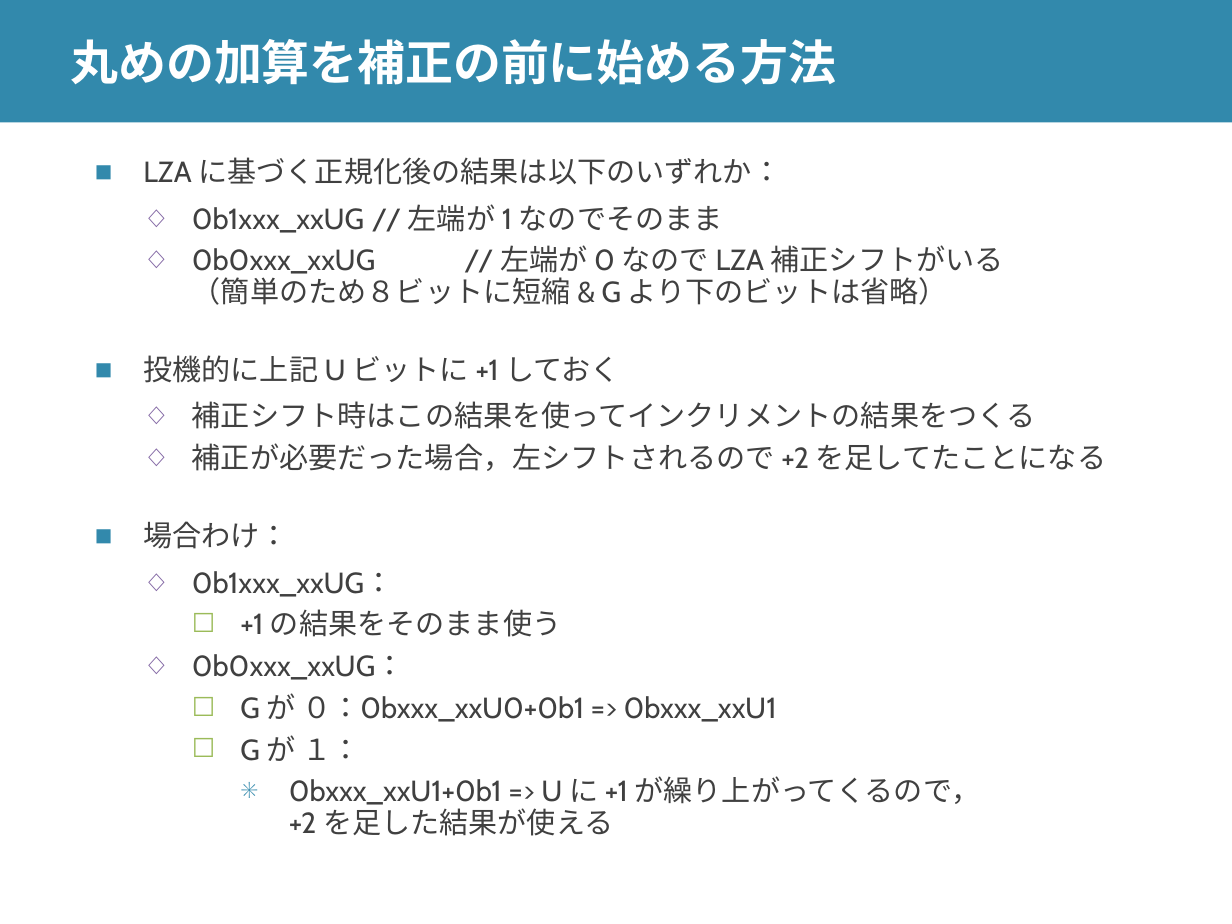
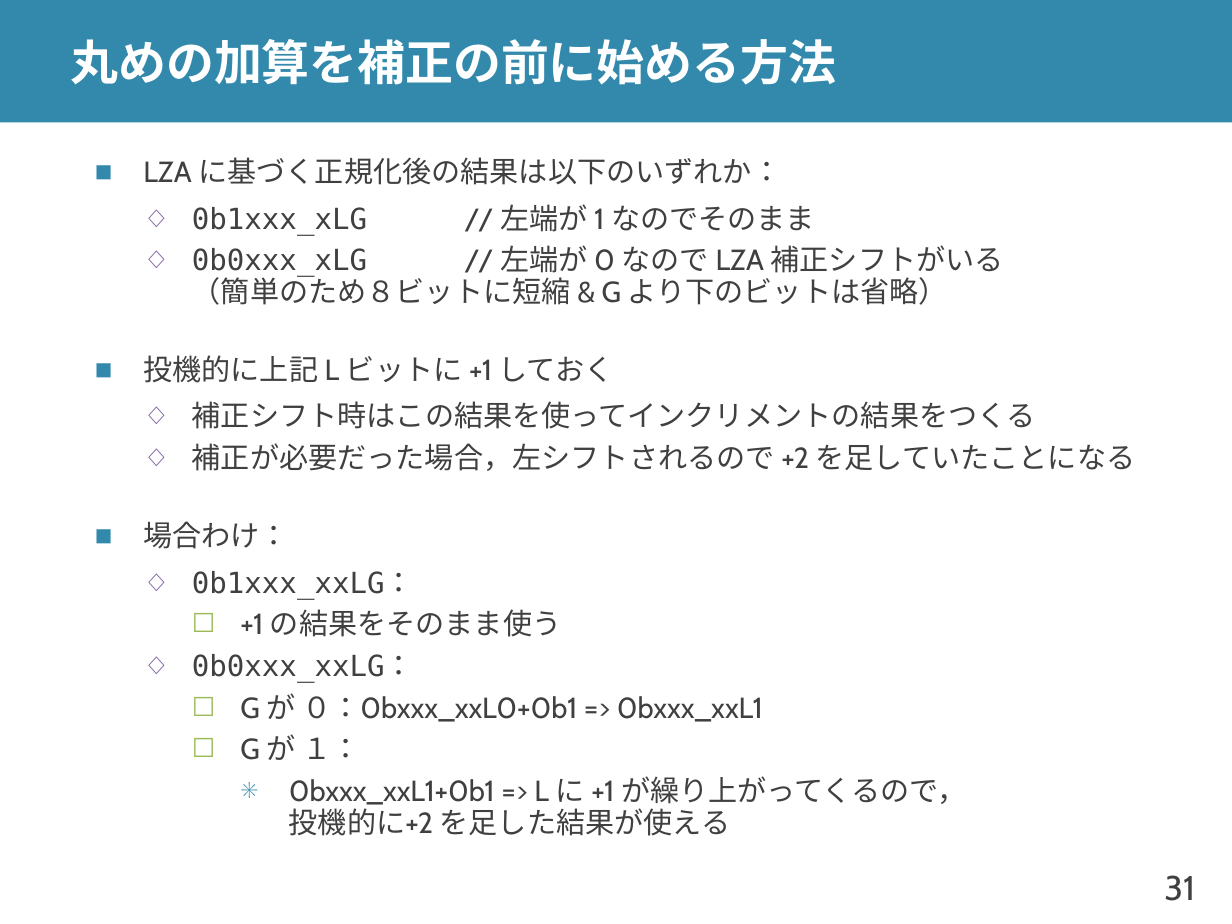
Before and after one commit to shioyadan/advanced-computer-organization, a slide deck: slide 31 of aco-shioya-appendix-fpu.pptx. Drawn at 1232x924 pixels with LibreOffice and Linux fonts; fonts in the diff are those of the drawing. Boxes give left, top, right and bottom in pixels: in the first picture for what was removed or moved away, otherwise in the second. Text is boxed around its words. In the diff, an @@ line names an element or a change of style, - is before the commit and + after.

```diff
--- a/aco-shioya-appendix-fpu.pptx
+++ b/aco-shioya-appendix-fpu.pptx
@@ text at (143,204,1004,383): text changed @@
-  ◇ 0b1xxx_xxUG // 左端が 1 なのでそのまま
-  ◇ 0b0xxx_xxUG // 左端が 0 なので LZA 補正シフトがいる
-    （簡単のため８ビットに短縮 & G より下のビットは省略）
-■ 投機的に上記 U ビットに +1 しておく
+  ◇ 0b1xxx_xLG // 左端が 1 なのでそのまま
+  ◇ 0b0xxx_xLG // 左端が 0 なので LZA 補正シフトがいる
+    （簡単のため８ビットに短縮 & G より下のビットは省略）
+■ 投機的に上記 L ビットに +1 しておく
@@ text at (192,443,1136,471): text changed @@
-  ◇ 補正が必要だった場合，左シフトされるので +2 を足してたことになる
+  ◇ 補正が必要だった場合，左シフトされるので +2 を足していたことになる
@@ text at (192,571,414,599): text changed; font Cabin to DejaVu Sans Mono @@
-  ◇ 0b1xxx_xxUG：
+  ◇ 0b1xxx_xxLG：
@@ text at (192,654,763,722): text changed @@
-  ◇ 0b0xxx_xxUG：
-    ☐ G が ０：0bxxx_xxU0+0b1 => 0bxxx_xxU1
+  ◇ 0b0xxx_xxLG：
+    ☐ G が ０：0bxxx_xxL0+0b1 => 0bxxx_xxL1
@@ text at (289,776,967,836): text changed @@
-      ✳ 0bxxx_xxU1+0b1 => U に +1 が繰り上がってくるので，
-        +2 を足した結果が使える
+      ✳ 0bxxx_xxL1+0b1 => L に +1 が繰り上がってくるので，
+        投機的に+2 を足した結果が使える
@@ page number added at (1164,875,1195,901), 20 pt, text #404040 @@
+31
```
Also in this commit, not shown: 11 other slides changed.
